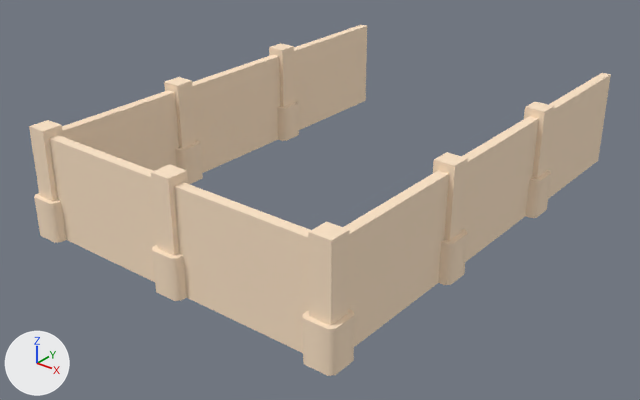
Renders of the glTF model assets/kenney/citysuburban/fence-3x2.glb from each side of a commit.
Both versions are drawn from a 50 mm lens placed at (1.229, -1.661, 0.981), pointed at (-0.016, -0.105, 0.016). Lighting does not change. The marker at lower left points along +X, +Y and +Z. The first picture is the older version.

The first picture shows 'fence-3x2'.
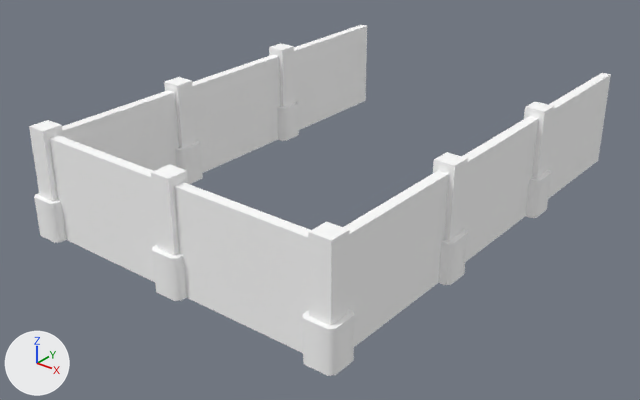
Scene script edits in JSON lines:
```json
{"op": "add", "block": "mat_colormap_035", "code": ["mat_colormap_035 = principled_material('colormap.035')", "mat_colormap_035.base_color = (1.0, 1.0, 1.0)  # white #ffffff", "mat_colormap_035.roughness = 1.0"]}
{"block": "me_fence_3x2", "where": "me_fence_3x2.from_pydata(...)  # 200 vertices, 316 faces; spans x -0.438..0.438, y -0.638..0.6, z 0.0..0.27"}
{"op": "remove", "block": "me_fence_3x2", "code": "me_fence_3x2.materials.append(mat_colormap)"}
{"op": "add", "block": "me_fence_3x2", "code": "me_fence_3x2.materials.append(mat_colormap_035)  # white #ffffff"}
```

Boxes [x1, y1, x2, y2] around the edits, measured in the pictures (640 x 400 px):
```json
{"object": "fence-3x2", "change": "recoloured", "before": [29, 25, 611, 376], "after": [29, 25, 611, 376]}
```
